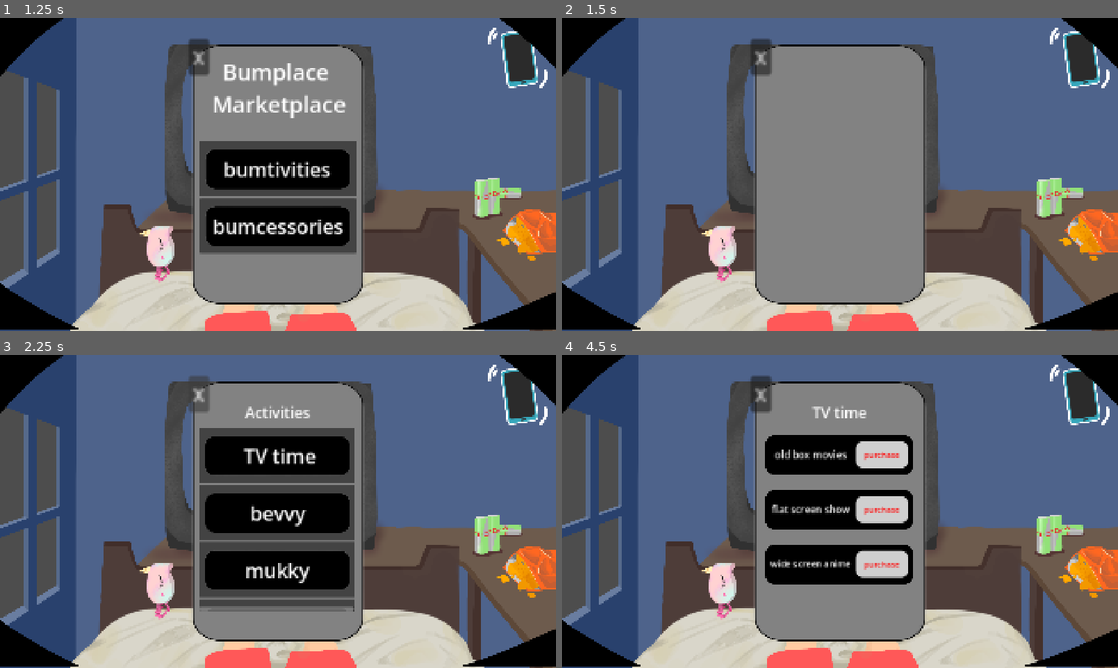
Above: before the commit, frames 1-4 (two rows, left to right).
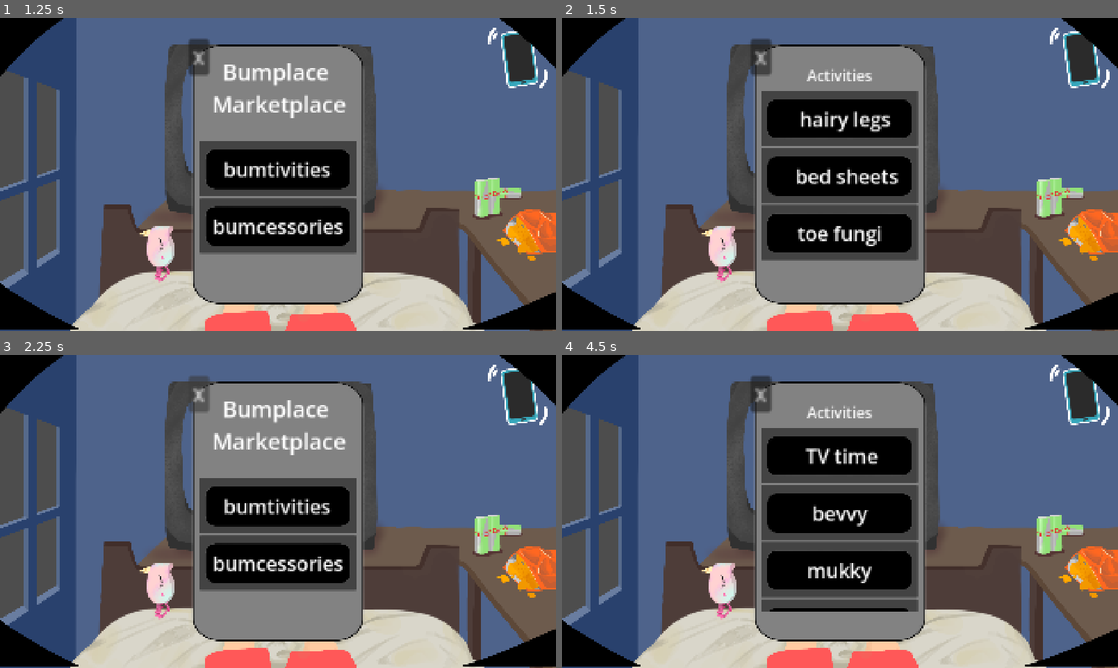
Above: after the commit, the same moments.

Repository: trailee/perfect-day-sunbeam
Game: Godot game, scene res://background.tscn
Two runs of this game, one before a commit and one after it. Both use one fixed random seed, a clock stepped at 60 frames per second and the inputs below.
Inputs (mouse positions are in pixels of both pictures, inside the frame that each line leads up to):
- Up to frame 1 (1.25 s): tap Enter at 0.5 s; move the mouse to (517, 55) at 0.52 s; hold Right from 0.53 s (still down); tap Alt at 0.6 s; click (517, 55) at 0.67 s
- Up to frame 2 (1.5 s): release Right at 1.25 s; click "bumcessories" at 1.25 s
- Up to frame 3 (2.25 s): click "X" at 2 s
- Up to frame 4 (4.5 s): click (840, 455) at 2.75 s, where only the run before the commit has a clickable "TV time"; click (884, 455) at 3.5 s, where only the run before the commit has a clickable "purchase"; click (840, 505) at 4.25 s, where only the run after the commit has a clickable "bumtivities"

Frame 1 is identical in both runs. In frame 2, 15% of the frame differs, in the area x 35-65%, y 16-78%; in frame 3, 11%; in frame 4, 11%.

Commit message:
remove scroll bar

Diff:
--- a/bum-maxxing/background.gd
+++ b/bum-maxxing/background.gd
@@ -41,7 +41,5 @@
 
 func _on_static_body_2d_2_input_event(viewport: Node, event: InputEvent, shape_idx: int) -> void:
 	if event is InputEventMouseButton and event.pressed and event.button_index == MOUSE_BUTTON_LEFT:
-		mask_anim.show()
 		mask_anim.play('default')
 		await mask_anim.animation_finished
-		mask_anim.hide()
--- a/bum-maxxing/interface/bumplace_interface.gd
+++ b/bum-maxxing/interface/bumplace_interface.gd
@@ -6,11 +6,13 @@
 @onready var eating_buy: Control = $"eating buy UI"
 @onready var nap_buy: Control = $"nap buy UI"
 @onready var scroll_buy: Control = $"scroll buy UI"
+@onready var accessories: Control = $"accessories UI"
 
 func _ready():
 	show()
 	bumplace.show()
 	activities.hide()
+	accessories.hide()
 	tv_buy.hide()
 	drinking_buy.hide()
 	eating_buy.hide()
@@ -23,12 +25,14 @@
 
 func _on_access_pressed() -> void:
 	bumplace.hide()
+	accessories.show()
 
 func _on_button_pressed() -> void:
 	if bumplace.visible:
 		hide()
-	elif activities.visible:
+	elif activities.visible or accessories.visible:
 		activities.hide()
+		accessories.hide()
 		bumplace.show()
 	else:
 		tv_buy.hide()
--- a/bum-maxxing/interface/bumplace_interface.tscn
+++ b/bum-maxxing/interface/bumplace_interface.tscn
@@ -122,6 +122,7 @@
 offset_bottom = 480.0
 theme = SubResource("Theme_n3f7a")
 theme_override_colors/scroll_hint_vertical_color = Color(0, 0, 0, 1)
+horizontal_scroll_mode = 0
 
 [node name="VBoxContainer" type="VBoxContainer" parent="activities UI/ScrollContainer" unique_id=613937571]
 layout_mode = 2
@@ -201,6 +202,83 @@
 offset_bottom = 88.0
 theme_override_font_sizes/font_size = 40
 text = "doomscroll"
+horizontal_alignment = 1
+
+[node name="accessories UI" type="Control" parent="." unique_id=1207827994]
+layout_mode = 3
+anchors_preset = 0
+offset_left = -181.0
+offset_top = -278.0
+offset_right = -141.0
+offset_bottom = -238.0
+
+[node name="Label" type="Label" parent="accessories UI" unique_id=966191321]
+layout_mode = 1
+offset_left = 87.0
+offset_top = 56.0
+offset_right = 273.0
+offset_bottom = 103.0
+theme_override_font_sizes/font_size = 30
+text = "Activities"
+horizontal_alignment = 1
+
+[node name="ScrollContainer" type="ScrollContainer" parent="accessories UI" unique_id=210435327]
+layout_mode = 0
+offset_left = 21.0
+offset_top = 108.0
+offset_right = 337.0
+offset_bottom = 796.0
+theme = SubResource("Theme_n3f7a")
+theme_override_colors/scroll_hint_vertical_color = Color(0, 0, 0, 1)
+horizontal_scroll_mode = 0
+
+[node name="VBoxContainer" type="VBoxContainer" parent="accessories UI/ScrollContainer" unique_id=366667146]
+layout_mode = 2
+size_flags_vertical = 3
+
+[node name="hairy" type="Button" parent="accessories UI/ScrollContainer/VBoxContainer" unique_id=936679551]
+layout_mode = 2
+theme_override_constants/icon_max_width = 310
+icon = ExtResource("2_meaed")
+
+[node name="Label" type="Label" parent="accessories UI/ScrollContainer/VBoxContainer/hairy" unique_id=1589390024]
+layout_mode = 0
+offset_left = 78.0
+offset_top = 30.0
+offset_right = 249.0
+offset_bottom = 88.0
+theme_override_font_sizes/font_size = 40
+text = "hairy legs"
+horizontal_alignment = 1
+
+[node name="oily" type="Button" parent="accessories UI/ScrollContainer/VBoxContainer" unique_id=932141070]
+layout_mode = 2
+theme_override_constants/icon_max_width = 310
+icon = ExtResource("2_meaed")
+
+[node name="Label" type="Label" parent="accessories UI/ScrollContainer/VBoxContainer/oily" unique_id=626946236]
+layout_mode = 0
+offset_left = 69.0
+offset_top = 30.0
+offset_right = 249.0
+offset_bottom = 88.0
+theme_override_font_sizes/font_size = 40
+text = "bed sheets"
+horizontal_alignment = 1
+
+[node name="fungi" type="Button" parent="accessories UI/ScrollContainer/VBoxContainer" unique_id=1001221877]
+layout_mode = 2
+theme_override_constants/icon_max_width = 310
+icon = ExtResource("2_meaed")
+
+[node name="Label" type="Label" parent="accessories UI/ScrollContainer/VBoxContainer/fungi" unique_id=2072683820]
+layout_mode = 0
+offset_left = 69.0
+offset_top = 30.0
+offset_right = 249.0
+offset_bottom = 88.0
+theme_override_font_sizes/font_size = 40
+text = "toe fungi"
 horizontal_alignment = 1
 
 [node name="tv buy UI" type="Control" parent="." unique_id=209024677]
@@ -662,6 +740,7 @@
 text = "purchase"
 
 [node name="nap buy UI" type="Control" parent="." unique_id=2026260934]
+visible = false
 layout_mode = 3
 anchors_preset = 0
 offset_left = -181.0
@@ -850,6 +929,7 @@
 text = "purchase"
 
 [node name="scroll buy UI" type="Control" parent="." unique_id=1601426876]
+visible = false
 layout_mode = 3
 anchors_preset = 0
 offset_left = -181.0
@@ -1002,4 +1082,7 @@
 [connection signal="pressed" from="activities UI/ScrollContainer/VBoxContainer/muk" to="." method="_on_muk_pressed"]
 [connection signal="pressed" from="activities UI/ScrollContainer/VBoxContainer/sleep" to="." method="_on_sleep_pressed"]
 [connection signal="pressed" from="activities UI/ScrollContainer/VBoxContainer/scroll" to="." method="_on_scroll_pressed"]
+[connection signal="pressed" from="accessories UI/ScrollContainer/VBoxContainer/hairy" to="." method="_on_tv_pressed"]
+[connection signal="pressed" from="accessories UI/ScrollContainer/VBoxContainer/oily" to="." method="_on_bev_pressed"]
+[connection signal="pressed" from="accessories UI/ScrollContainer/VBoxContainer/fungi" to="." method="_on_muk_pressed"]
 [connection signal="pressed" from="exit" to="." method="_on_button_pressed"]
